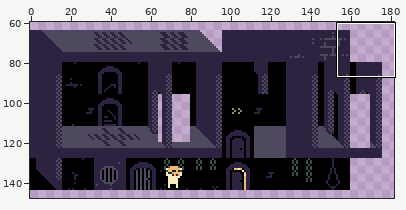
Sprite sheet -- sprite/tiles.png. Above, an overview of the earlier version with the close-up marked.
Close-up. First the earlier version:
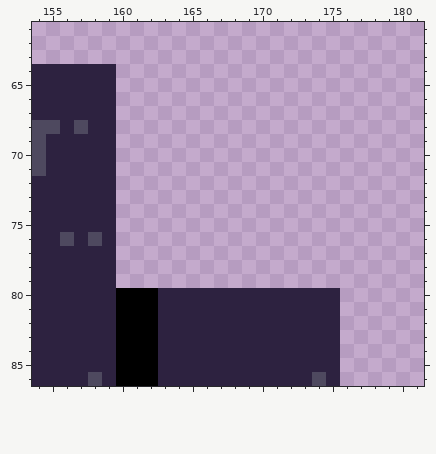
The file is 256x256 pixels. Colours within 5 levels of each other are drawn and written as one. Shown: x 154..181, y 61..86. The wide view leaves out empty margins.
And afterwards:
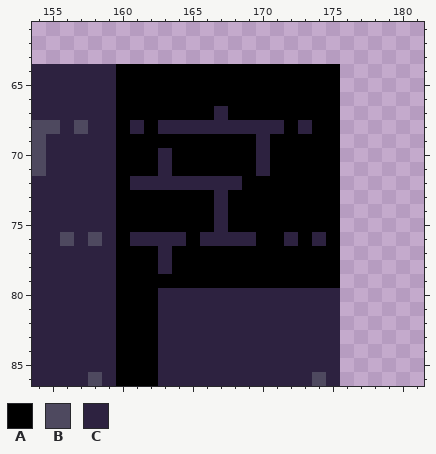
Palette (. is transparent): A #000000  B #4e495f  C #2d2240
Difference:
Changed rows in their new state; - is an unchanged pixel.
first column x 160:
64 AAAAAAAAAAAAAAAA
65 AAAAAAAAAAAAAAAA
66 AAAAAAAAAAAAAAAA
67 AAAAAAACAAAAAAAA
68 ACACCCCCCCCCACAA
69 AAAAAAAAAACAAAAA
70 AAACAAAAAACAAAAA
71 AAACAAAAAACAAAAA
72 ACCCCCCCCAAAAAAA
73 AAAAAAACAAAAAAAA
74 AAAAAAACAAAAAAAA
75 AAAAAAACAAAAAAAA
76 ACCCCACCCCAACACA
77 AAACAAAAAAAAAAAA
78 AAACAAAAAAAAAAAA
79 AAAAAAAAAAAAAAAA
